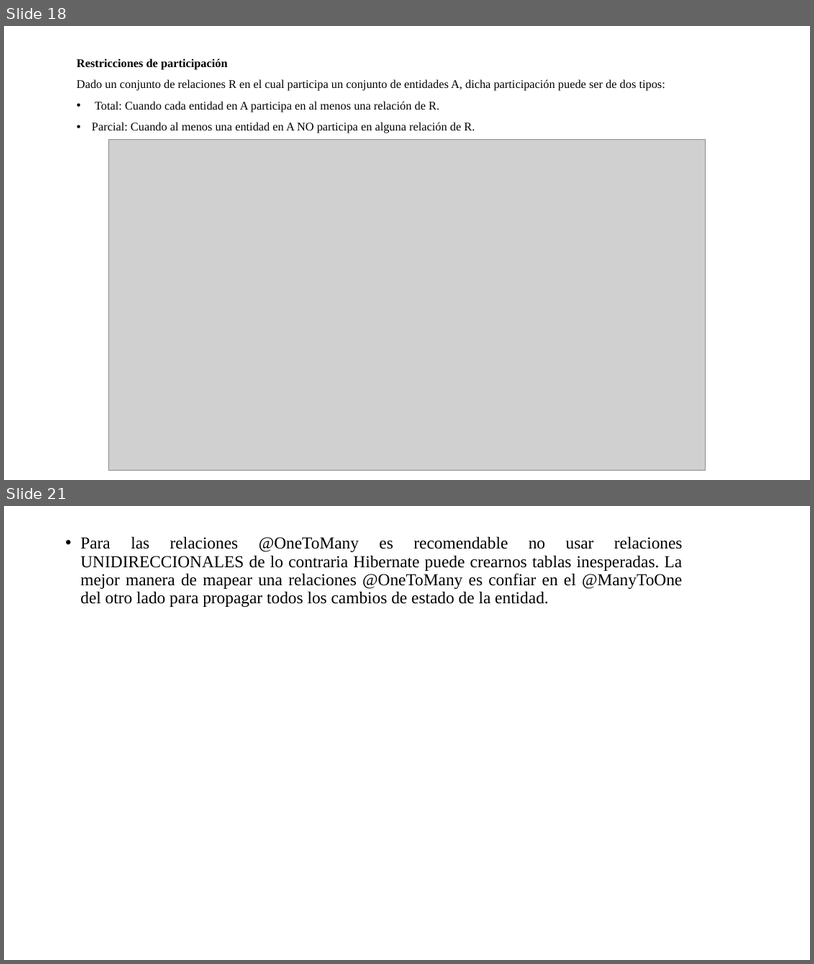
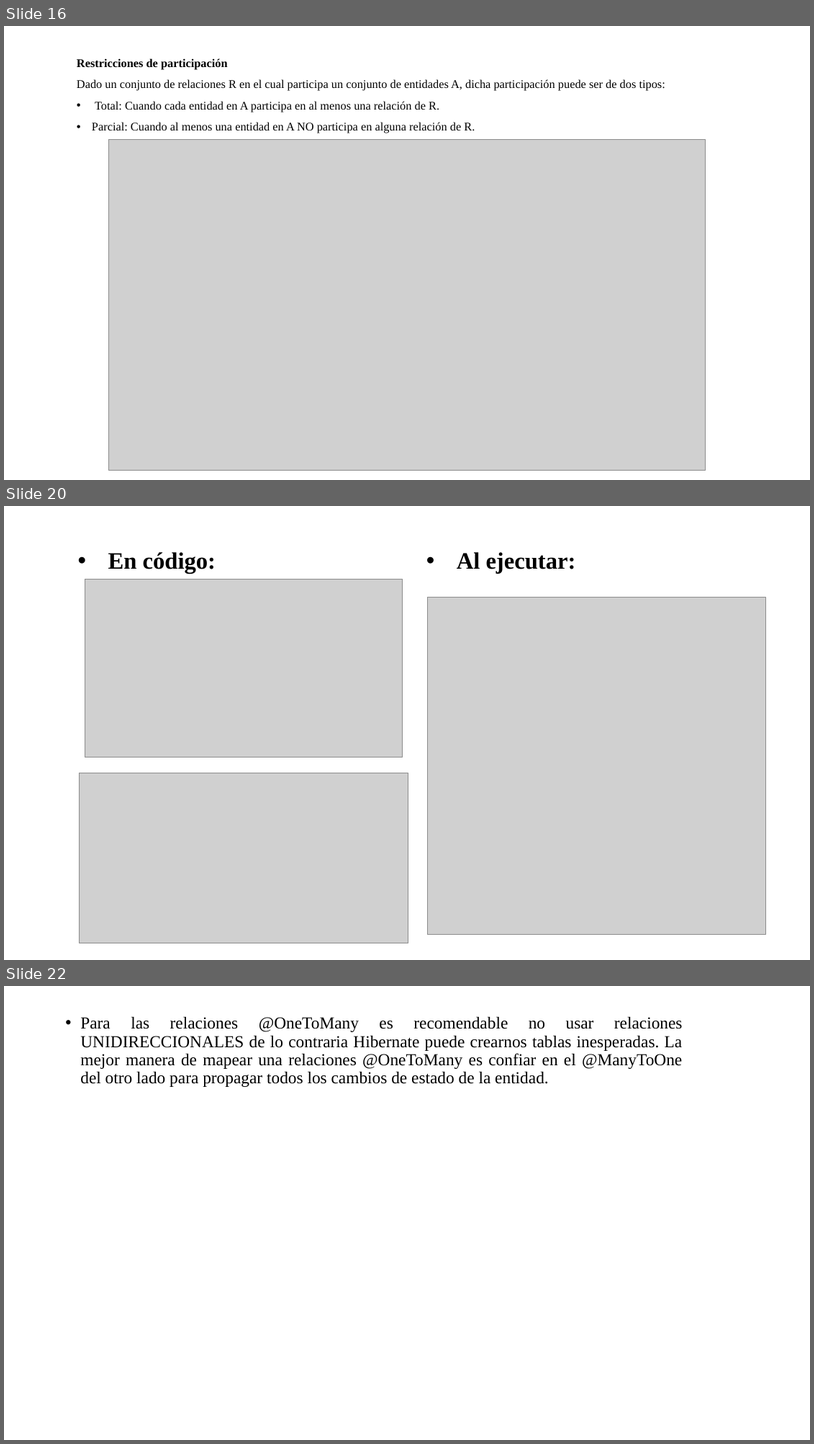
Before and after one commit to soycperez/jpa-concepts, a slide deck: JPA.pptx. Shown one above the other, each under a label of ours: slides 18 and 21 before the commit, slides 16, 20 and 22 after it; the slides between them are not shown. The pictures are 814x964 and 814x1444 pixels, drawn with LibreOffice and Linux fonts; fonts in the diff are those of the drawing; grey boxes stand for pictures; background and template pictures are left out. Boxes give left, top, right and bottom in pixels: in the first picture for what was removed or moved away, otherwise in the second. Text is boxed around its words. In the diff, an @@ line names an element or a change of style, - is before the commit and + after.

```diff
--- a/JPA.pptx
+++ b/JPA.pptx
@@ slide 20 added at [4, 506, 810, 960], background picture (left out) @@
@@ title added at [108, 552, 216, 574], 28 pt, text #000000, bold @@
+• En código:
@@ text added at [457, 552, 576, 574], 28 pt, text #000000, bold @@
+• Al ejecutar:
@@ picture added at [85, 579, 403, 757] @@
@@ picture added at [428, 597, 766, 934] @@
@@ picture added at [79, 773, 408, 943] @@
@@ what was slide 18 is now slide 16 @@
@@ what was slide 21 is now slide 22 @@
```
Also in this commit, not shown: 2 slides changed, 3 other slides added, 3 slides removed.
